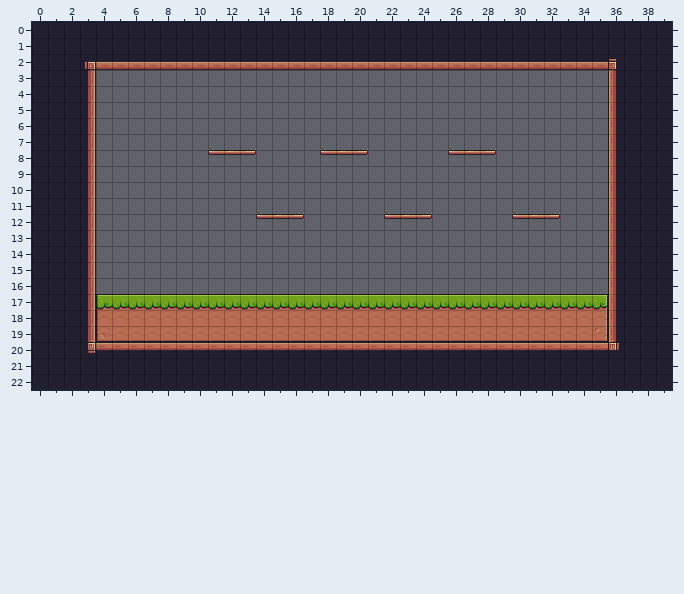
An edit to a level. Tiled map, assets/tiles/level_02.tmx. This is how it looked before the edit.
Cells are 16x16 px. Shown: x 0..39, y 0..22.
The result:
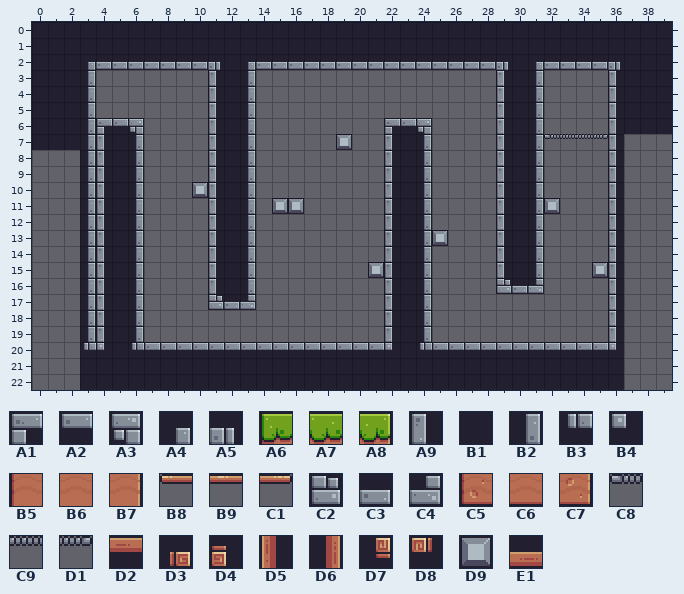
Key: from "pixel_adventure": A1 0, A2 1, A3 2, A4 3, A5 4, A6 6, A7 7, A8 8, A9 22, B1 23, B2 24, B3 25, B4 26, B5 28, B6 29, B7 30, B8 39, B9 40, C1 41, C2 44, C3 45, C4 46, C5 50, C6 51, C7 52, C8 61, C9 62, D1 63, D2 89, D3 91, D4 92, D5 110, D6 112, D7 113, D8 114, D9 122, E1 133.
__ is an empty cell.
What changed:
Layer "Background":
y 2: x 3..36 D3 E1 E1 E1 E1 E1 E1 E1 E1 E1 E1 E1 E1 E1 E1 E1 E1 E1 E1 E1 E1 E1 E1 E1 E1 E1 E1 E1 E1 E1 E1 E1 E1 D4 -> A4 C3 C3 C3 C3 C3 C3 C3 A5 B1 A4 C3 C3 C3 C3 C3 C3 C3 C3 C3 C3 C3 C3 C3 C3 C3 A5 B1 A4 C3 C3 C3 C3 A5
y 3..5: x 3 D6 -> B2; x 11..13 __ __ __ -> A9 B1 B2; x 29..31 __ __ __ -> A9 B1 B2; x 36 D5 -> A9
y 6: x 3..6 D6 __ __ __ -> B2 A1 A2 A3; x 11..13 __ __ __ -> A9 B1 B2; x 22..24 __ __ __ -> A1 A2 A3; x 29..31 __ __ __ -> A9 B1 B2; x 36 D5 -> A9
y 7: x 3..6 D6 __ __ __ -> B2 A9 B1 B2; x 11..13 __ __ __ -> A9 B1 B2; x 19 __ -> D9; x 22..24 __ __ __ -> A9 B1 B2; x 29..39 __ __ __ __ __ __ __ D5 B1 B1 B1 -> A9 B1 B2 C8 C9 C9 D1 A9 __ __ __
y 8: x 0..6 B1 B1 B1 D6 __ __ __ -> __ __ __ B2 A9 B1 B2; x 11..13 B8 B9 C1 -> A9 B1 B2; x 18..20 B8 B9 C1 -> __ __ __; x 22..24 __ __ __ -> A9 B1 B2; x 26..31 B8 B9 C1 __ __ __ -> __ __ __ A9 B1 B2; x 36..39 D5 B1 B1 B1 -> A9 __ __ __
y 9: x 0..6 B1 B1 B1 D6 __ __ __ -> __ __ __ B2 A9 B1 B2; x 11..13 __ __ __ -> A9 B1 B2; x 22..24 __ __ __ -> A9 B1 B2; x 29..31 __ __ __ -> A9 B1 B2; x 36..39 D5 B1 B1 B1 -> A9 __ __ __
y 10: x 0..6 B1 B1 B1 D6 __ __ __ -> __ __ __ B2 A9 B1 B2; x 10..13 __ __ __ __ -> D9 A9 B1 B2; x 22..24 __ __ __ -> A9 B1 B2; x 29..31 __ __ __ -> A9 B1 B2; x 36..39 D5 B1 B1 B1 -> A9 __ __ __
y 11: x 0..6 B1 B1 B1 D6 __ __ __ -> __ __ __ B2 A9 B1 B2; x 11..13 __ __ __ -> A9 B1 B2; x 15..16 __ __ -> D9 D9; x 22..24 __ __ __ -> A9 B1 B2; x 29..32 __ __ __ __ -> A9 B1 B2 D9; x 36..39 D5 B1 B1 B1 -> A9 __ __ __
y 12: x 0..6 B1 B1 B1 D6 __ __ __ -> __ __ __ B2 A9 B1 B2; x 11..16 __ __ __ B8 B9 C1 -> A9 B1 B2 __ __ __; x 22..24 B8 B9 C1 -> A9 B1 B2; x 29..32 __ B8 B9 C1 -> A9 B1 B2 __; x 36..39 D5 B1 B1 B1 -> A9 __ __ __
y 13: x 0..6 B1 B1 B1 D6 __ __ __ -> __ __ __ B2 A9 B1 B2; x 11..13 __ __ __ -> A9 B1 B2; x 22..25 __ __ __ __ -> A9 B1 B2 D9; x 29..31 __ __ __ -> A9 B1 B2; x 36..39 D5 B1 B1 B1 -> A9 __ __ __
y 14: x 0..6 B1 B1 B1 D6 __ __ __ -> __ __ __ B2 A9 B1 B2; x 11..13 __ __ __ -> A9 B1 B2; x 22..24 __ __ __ -> A9 B1 B2; x 29..31 __ __ __ -> A9 B1 B2; x 36..39 D5 B1 B1 B1 -> A9 __ __ __
y 15: x 0..6 B1 B1 B1 D6 __ __ __ -> __ __ __ B2 A9 B1 B2; x 11..13 __ __ __ -> A9 B1 B2; x 21..24 __ __ __ __ -> D9 A9 B1 B2; x 29..31 __ __ __ -> A9 B1 B2; x 35..39 __ D5 B1 B1 B1 -> D9 A9 __ __ __
y 16: x 0..6 B1 B1 B1 D6 __ __ __ -> __ __ __ B2 A9 B1 B2; x 11..13 __ __ __ -> A9 B1 B2; x 22..24 __ __ __ -> A9 B1 B2; x 29..31 __ __ __ -> C2 C3 C4; x 36..39 D5 B1 B1 B1 -> A9 __ __ __
y 17: x 0..39 B1 B1 B1 D6 A6 A7 A7 A7 A7 A7 A7 A7 A7 A7 A7 A7 A7 A7 A7 A7 A7 A7 A7 A7 A7 A7 A7 A7 A7 A7 A7 A7 A7 A7 A7 A8 D5 B1 B1 B1 -> __ __ __ B2 A9 B1 B2 __ __ __ __ C2 C3 C4 __ __ __ __ __ __ __ __ A9 B1 B2 __ __ __ __ __ __ __ __ __ __ __ A9 __ __ __
y 18: x 0..39 B1 B1 B1 D6 B5 B6 B6 B6 B6 B6 B6 B6 B6 B6 B6 B6 B6 B6 B6 B6 B6 B6 B6 B6 B6 B6 B6 B6 B6 B6 B6 B6 B6 B6 B6 B7 D5 B1 B1 B1 -> __ __ __ B2 A9 B1 B2 __ __ __ __ __ __ __ __ __ __ __ __ __ __ __ A9 B1 B2 __ __ __ __ __ __ __ __ __ __ __ A9 __ __ __
y 19: x 0..39 B1 B1 B1 D6 C5 C6 C6 C6 C6 C6 C6 C6 C6 C6 C6 C6 C6 C6 C6 C6 C6 C6 C6 C6 C6 C6 C6 C6 C6 C6 C6 C6 C6 C6 C6 C7 D5 B1 B1 B1 -> __ __ __ B2 A9 B1 B2 __ __ __ __ __ __ __ __ __ __ __ __ __ __ __ A9 B1 B2 __ __ __ __ __ __ __ __ __ __ __ A9 __ __ __
y 20: x 0..39 B1 B1 B1 D7 D2 D2 D2 D2 D2 D2 D2 D2 D2 D2 D2 D2 D2 D2 D2 D2 D2 D2 D2 D2 D2 D2 D2 D2 D2 D2 D2 D2 D2 D2 D2 D2 D8 B1 B1 B1 -> __ __ __ B3 B4 B1 B3 A2 A2 A2 A2 A2 A2 A2 A2 A2 A2 A2 A2 A2 A2 A2 B4 B1 B3 A2 A2 A2 A2 A2 A2 A2 A2 A2 A2 A2 B4 __ __ __
y 21..22: x 0..2 B1 B1 B1 -> __ __ __; x 37..39 B1 B1 B1 -> __ __ __
Changed places in both pictures, as pixel boxes (x1, y1, x2, y2):
changed: (32, 59, 672, 390)
